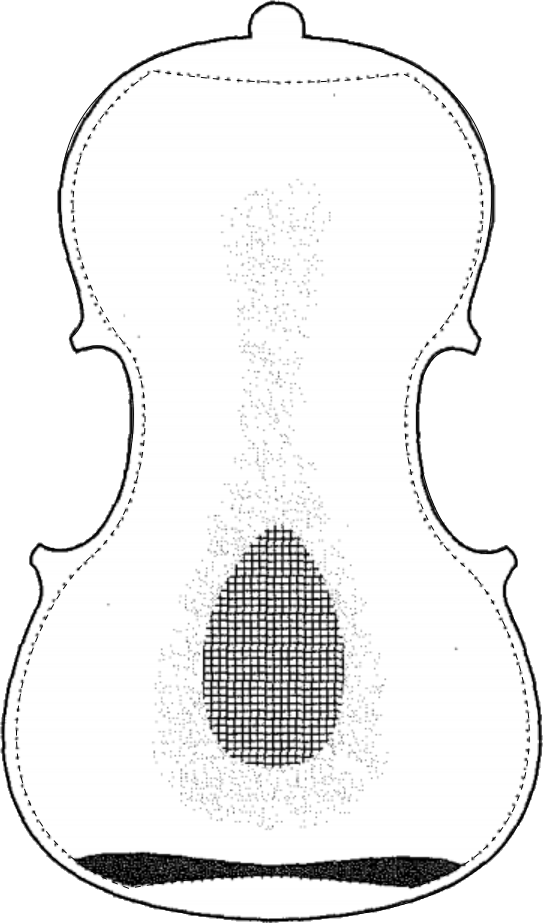
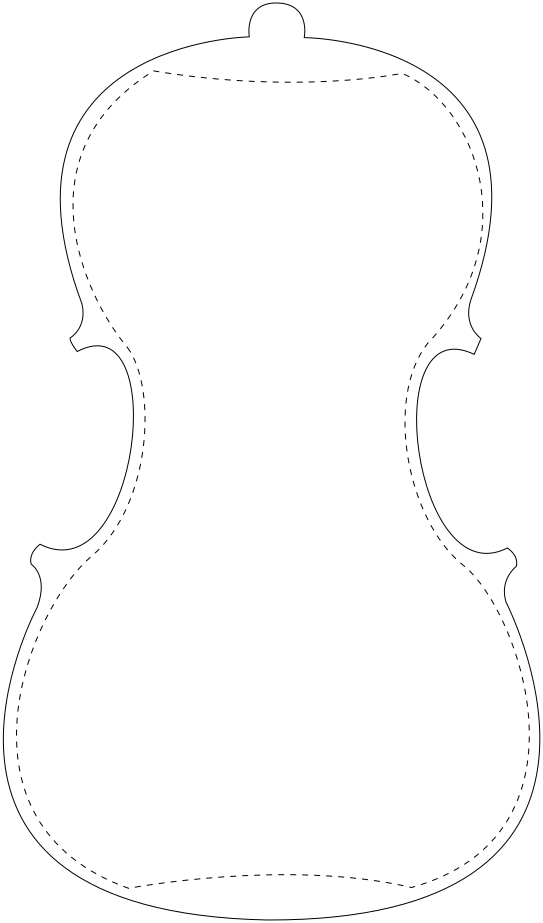
Before/after of a 543x923 layered artwork. What changed in the layer stack:
hid "back #2.png" over [0, 0, 543, 923]
